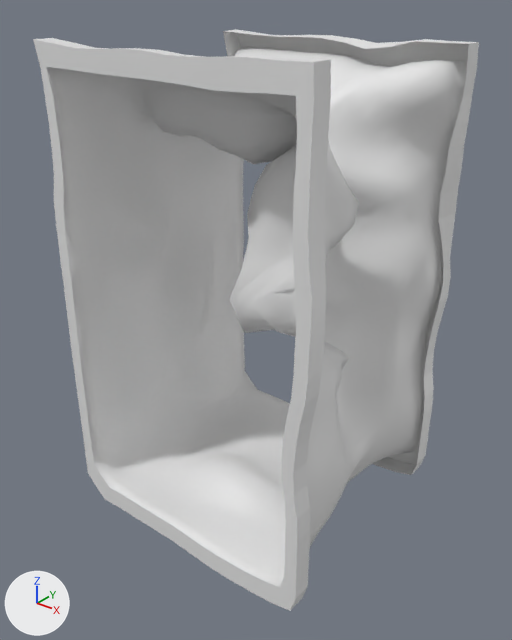
The FBX model Assets/Models/way/cave module 3.fbx as it was, and as the next commit left it.
Before and after are seen from a 50 mm lens placed at (9.33, -11.85, 11.58), pointed at (0.08, -0.29, 4.41). Arrows for +X, +Y and +Z are at lower left; the lights stay in place. Where no turn or scale is listed for an object, it has been applied to the vertices.
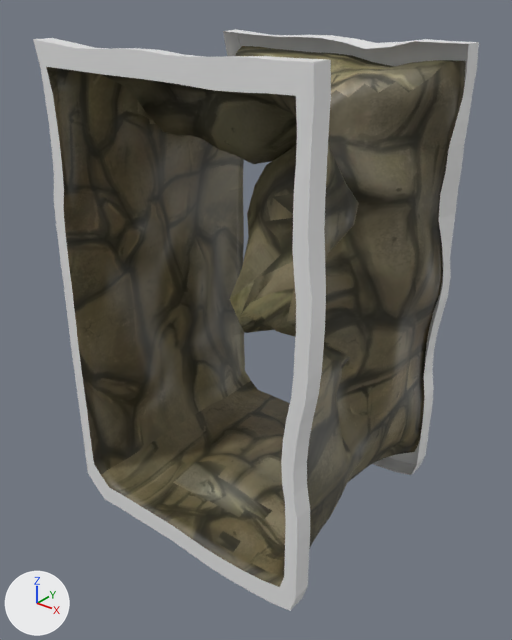
Changed parts and their boxes [x1, y1, x2, y2] in the pictures (512 x 640 px):
'Plane.009', surface changed: [44, 30, 470, 590] in both
part 1 of me_plane_012, surface changed: [46, 46, 466, 587] in both

The edits, one by one:
Picture 'wall1.jpg' (img_wall1_jpg) is new.
In material 'stone' (mat_stone), base_color is no longer (0.8, 0.8, 0.8), white #e7e7e7.
In material 'stone' (mat_stone), texture is now set to img_wall1_jpg.
me_plane_012 has 1664 vertices, 1600 faces and spans x -3.35..3.44, y -3.01..3.03, z -0.6..10.48.
me_plane_012 is used by ob_plane_009; location (0.0, 0.0, 0.0).
me_plane_012 part 1: texture (UV) coordinates of 1344 of 1600 faces, centred in x -3.08..3.14, y -2.87..2.9, z -0.13..9.99, changed; they spanned u 0.0..1.0, v 0.0..1.0 and now span u 0.0..0.99, v 0.0..1.0.
